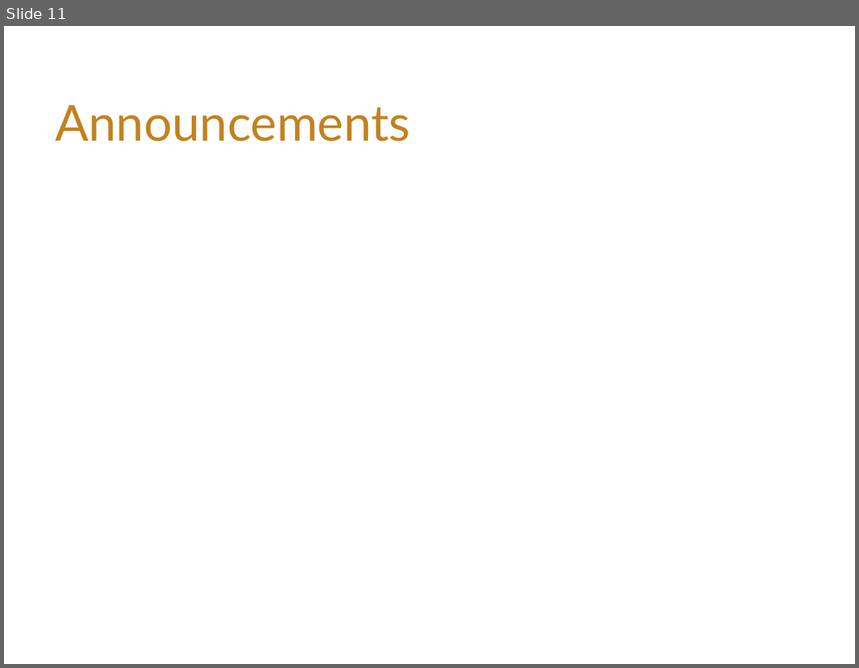
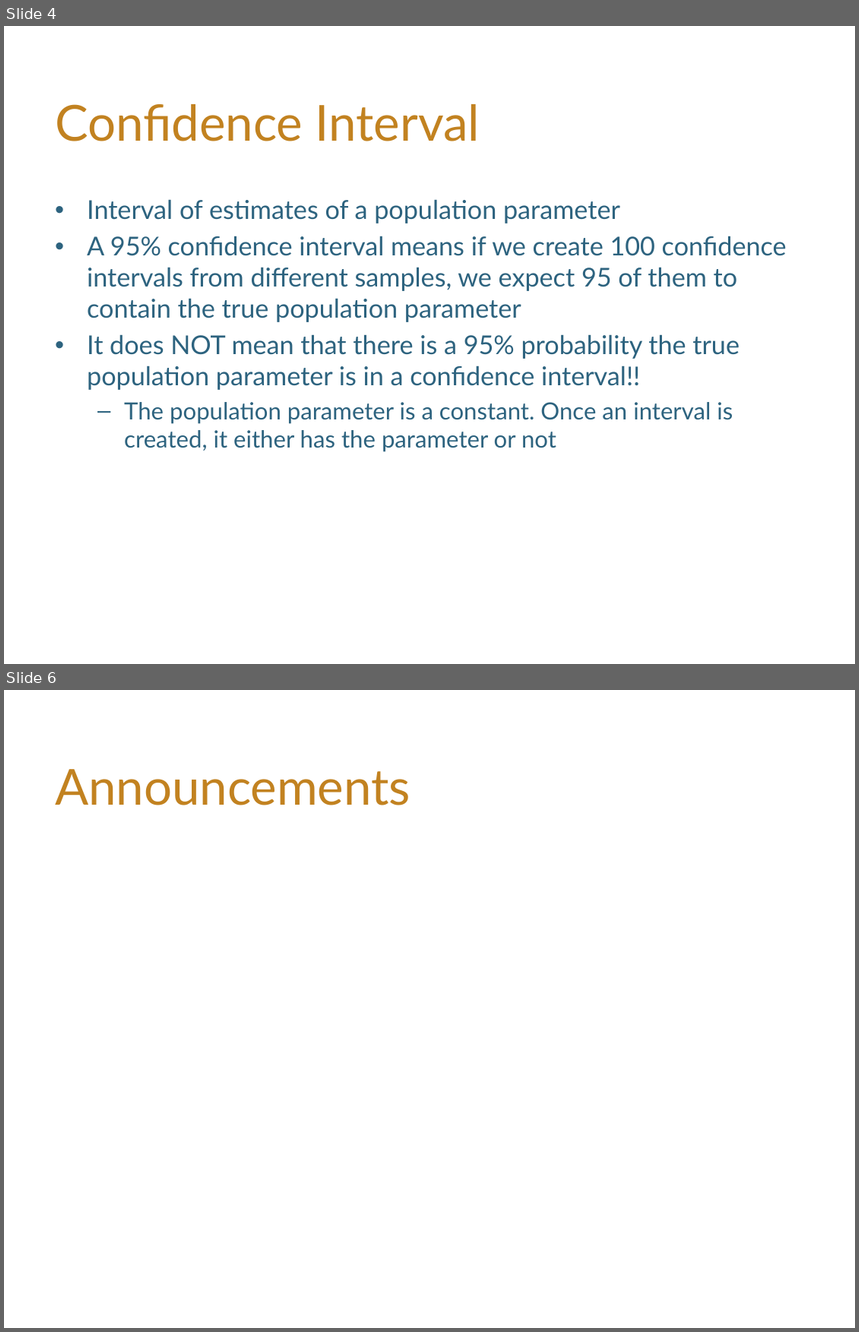
Before and after one commit to hLuo27/teaching, a slide deck: data8/slides/lab8.pptx. Shown one above the other, each under a label of ours: slide 11 before the commit, slides 4 and 6 after it; the slides between them are not shown. The pictures are 859x668 and 859x1332 pixels, drawn with LibreOffice and Linux fonts; fonts in the diff are those of the drawing; background and template pictures are left out. Boxes give left, top, right and bottom in pixels: in the first picture for what was removed or moved away, otherwise in the second. Text is boxed around its words. In the diff, an @@ line names an element or a change of style, - is before the commit and + after.

```diff
--- a/data8/slides/lab8.pptx
+++ b/data8/slides/lab8.pptx
@@ slide 4 added at (4, 26, 855, 664), background #FFFFFF @@
@@ title added at (55, 104, 480, 142), 42 pt, text #C28220 @@
+Confidence Interval
@@ text added at (87, 199, 787, 452), 22 pt, text #2D637F @@
+• Interval of estimates of a population parameter
+• A 95% confidence interval means if we create 100 confidence intervals from different samples, we expect 95 of them to contain the true population parameter
+• It does NOT mean that there is a 95% probability the true population parameter is in a confidence interval!!
+  – The population parameter is a constant. Once an interval is created, it either has the parameter or not
@@ what was slide 11 is now slide 6 @@
```
Also in this commit, not shown: 2 slides changed, 2 other slides added, 8 slides removed, 5 other files.
